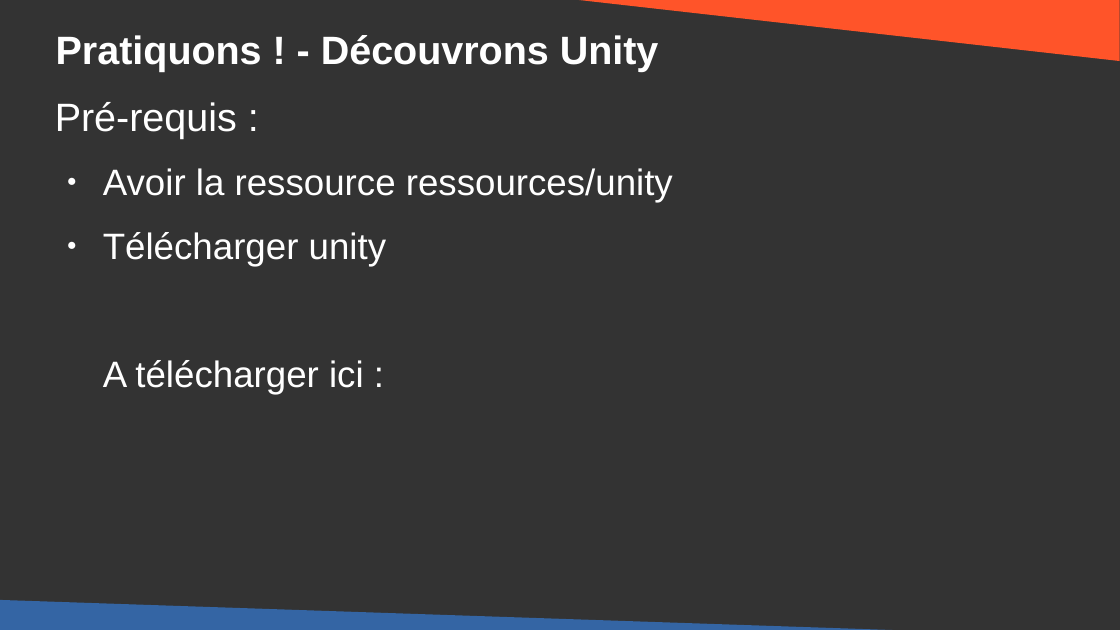
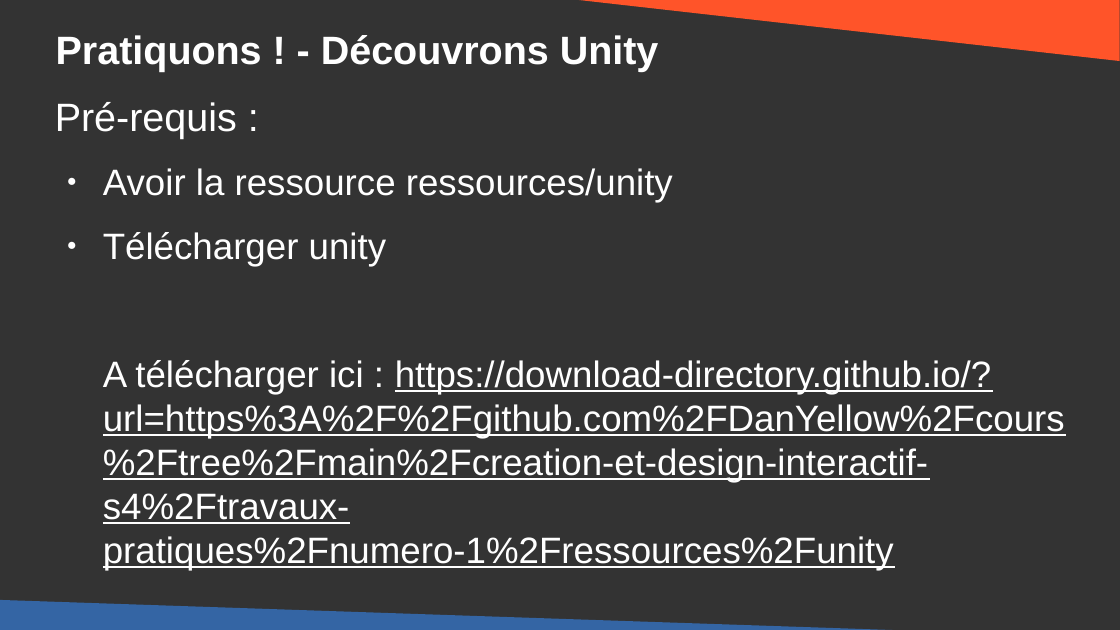
Before and after one commit to DanYellow/cours, a slide deck: slide 12 of creation-et-design-interactif-s4/travaux-pratiques/numero-1/presentation.odp. Drawn at 1120x630 pixels with LibreOffice and Linux fonts; fonts in the diff are those of the drawing. Boxes give left, top, right and bottom in pixels: in the first picture for what was removed or moved away, otherwise in the second. Text is boxed around its words. In the diff, an @@ line names an element or a change of style, - is before the commit and + after.

Commit message:
Clean advanced-sample unity

```diff
--- a/creation-et-design-interactif-s4/travaux-pratiques/numero-1/presentation.odp
+++ b/creation-et-design-interactif-s4/travaux-pratiques/numero-1/presentation.odp
@@ text at [103, 360, 1065, 570]: text changed @@
-A télécharger ici :
+A télécharger ici : https://download-directory.github.io/?url=https%3A%2F%2Fgithub.com%2FDanYellow%2Fcours%2Ftree%2Fmain%2Fcreation-et-design-interactif-s4%2Ftravaux-pratiques%2Fnumero-1%2Fressources%2Funity
```
Also in this commit, not shown: 3 other slides changed, 11 other files.
